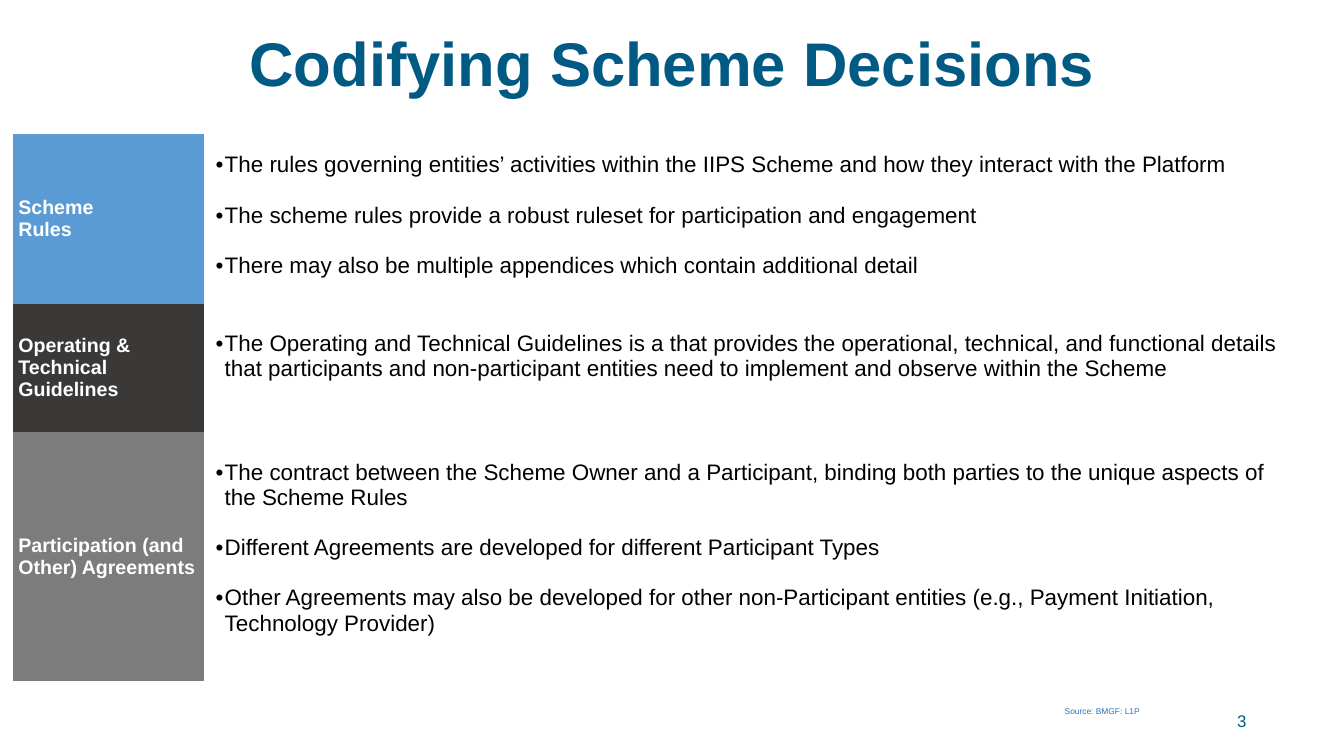
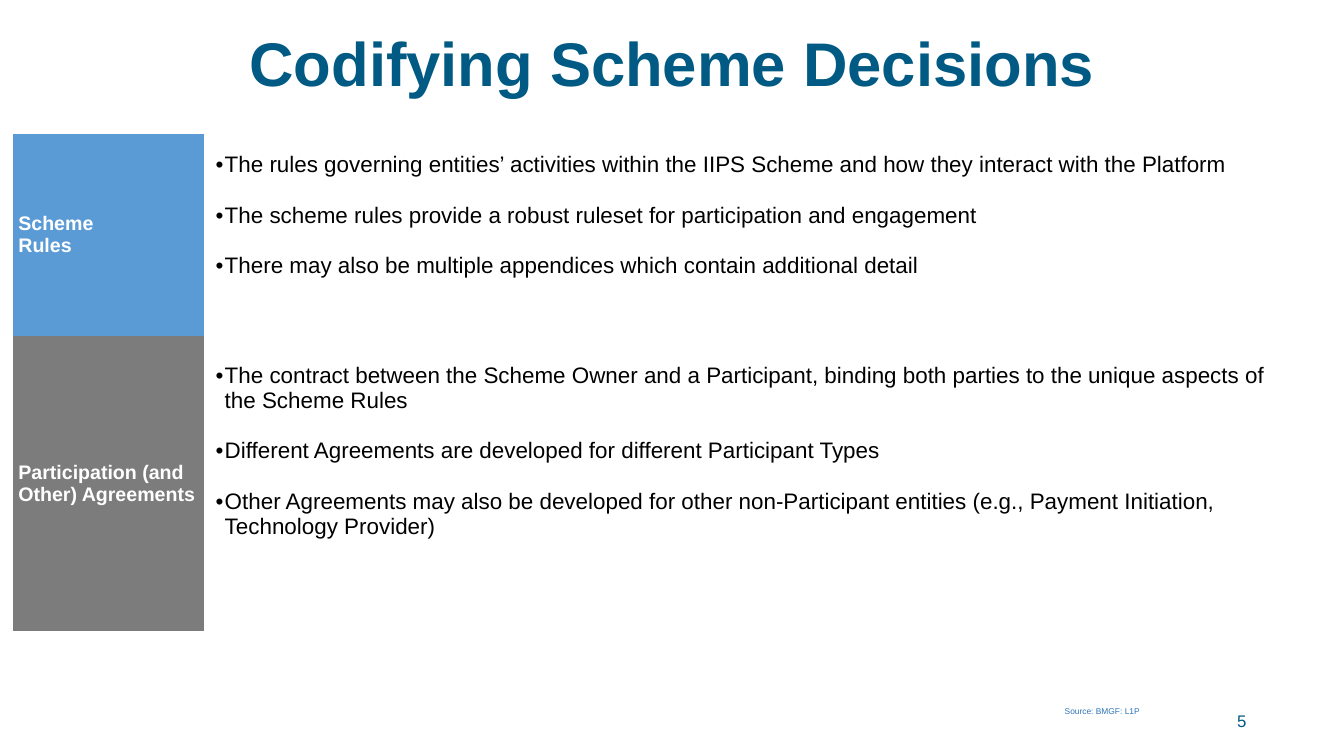
Before and after one commit to mojaloop/documentation-artifacts, a slide deck: slide 5 of presentations/pi_23_oct_2023/presentations/Scheme Rules Presentation.pptx (slide 3 before the commit). Drawn at 1344x756 pixels with LibreOffice and Linux fonts; fonts in the diff are those of the drawing; background and template pictures are left out. Boxes give left, top, right and bottom in pixels: in the first picture for what was removed or moved away, otherwise in the second. Text is boxed around its words. In the diff, an @@ line names an element or a change of style, - is before the commit and + after.

Commit message:
updated scheme rules deck

```diff
--- a/presentations/pi_23_oct_2023/presentations/Scheme Rules Presentation.pptx
+++ b/presentations/pi_23_oct_2023/presentations/Scheme Rules Presentation.pptx
@@ table at <box>13,135,1295,631</box> @@
-row 2: Operating & Technical Guidelines | The Operating and Technical Guidelines is a that provides the operational, technical, and functional details that participants and non-participant entities need to implement and observe within the Scheme
@@ page number at <box>1237,715,1246,727</box>: text changed @@
-3
+5
```
Also in this commit, not shown: 2 slides added.
